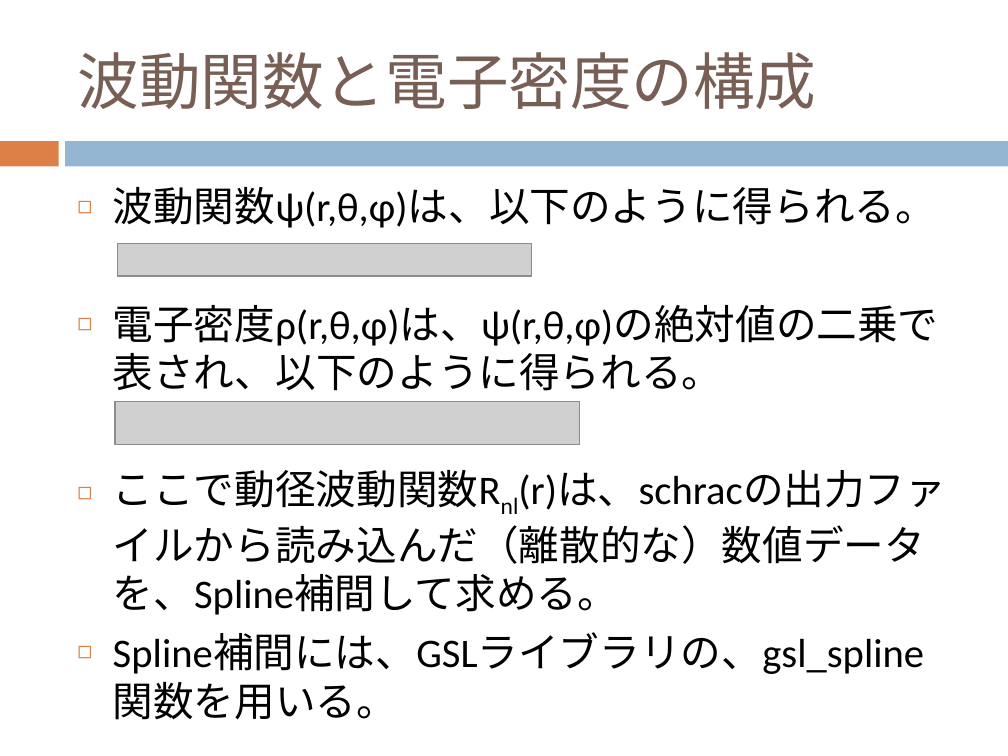
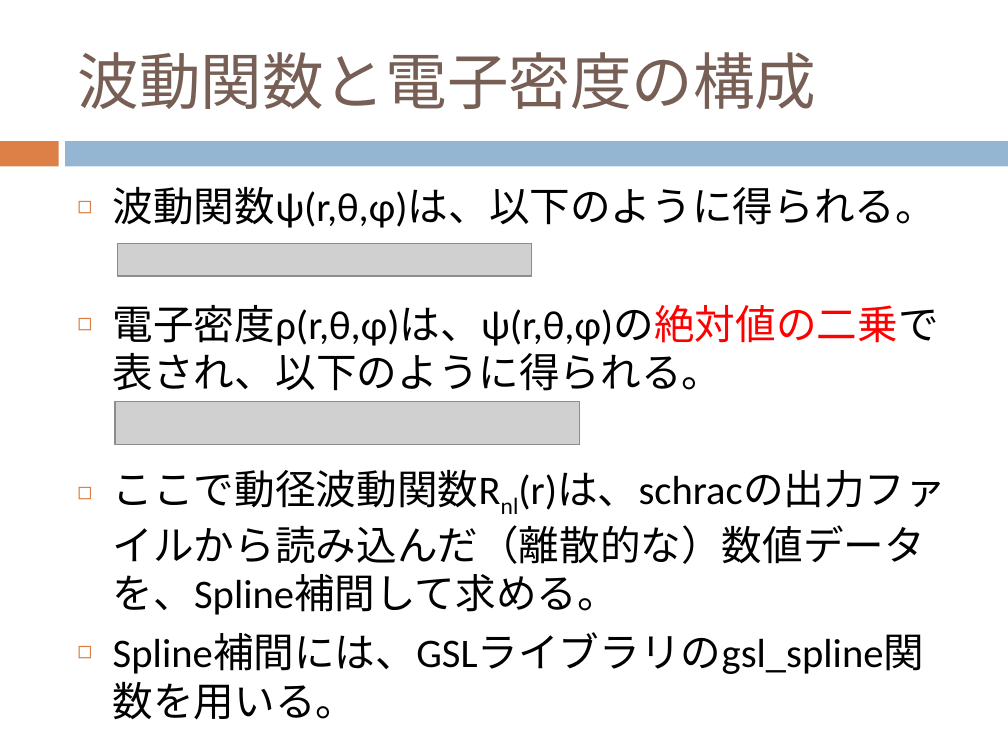
Before and after one commit to dc1394/fukui_sono3, a slide deck: slide 9 of 福井技術者の集い その3 発表資料スライド.pptx. Drawn at 1008x756 pixels with LibreOffice and Linux fonts; fonts in the diff are those of the drawing; grey boxes stand for pictures. Boxes give left, top, right and bottom in pixels: in the first picture for what was removed or moved away, otherwise in the second. Text is boxed around its words. In the diff, an @@ line names an element or a change of style, - is before the commit and + after.

Commit message:
スライド加筆

```diff
--- a/福井技術者の集い その3 発表資料スライド.pptx
+++ b/福井技術者の集い その3 発表資料スライド.pptx
@@ text at (113, 305, 939, 391): text colour #000000 to #FF0000 in "電子密度ρ(r,θ,φ)は、ψ(r,θ,φ)の絶対値の二乗で表され、以下のように得られる。" @@
@@ text at (113, 634, 925, 720): text changed @@
-◻ Spline補間には、GSLライブラリの、gsl_spline関数を用いる。
+◻ Spline補間には、GSLライブラリのgsl_spline関数を用いる。
```
Also in this commit, not shown: 4 other slides changed, 2 slides added, 2 other files.
